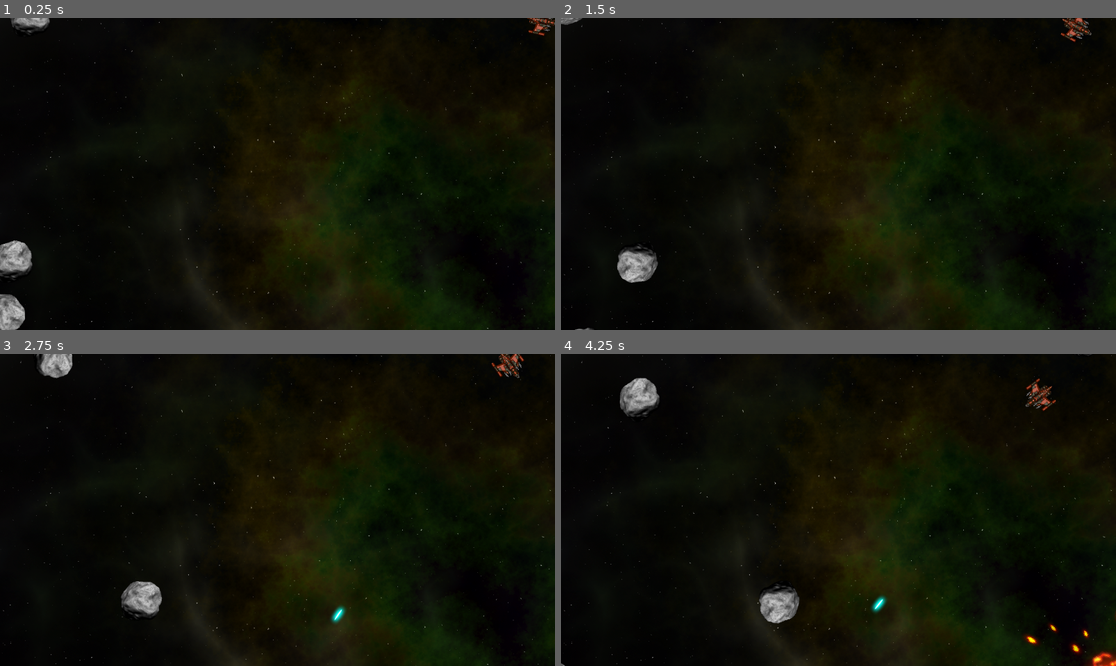
Above: before the commit, frames 1-4 (two rows, left to right).
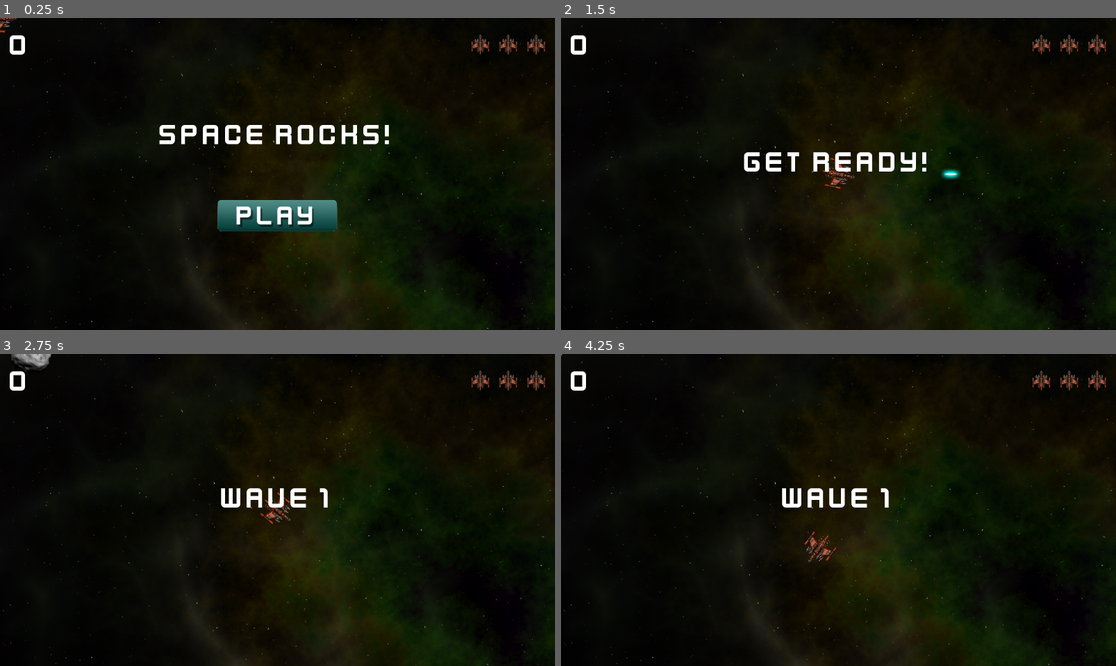
Above: after the commit, the same moments.

Repository: AnshKoshti/space-rocks
Game: Godot game, scene res://scenes/main.tscn
Same seed, same stepped clock (60 frames per second), same inputs: the game is played once before the commit and once after it.
Inputs (mouse positions are in pixels of both pictures, inside the frame that each line leads up to):
- Up to frame 1 (0.25 s): no input
- Up to frame 2 (1.5 s): click (838, 214) at 0.52 s; hold D (rotate_right) from 1.28 s (still down); hold Space (shoot) from 1.28 s (still down)
- Up to frame 3 (2.75 s): release D (rotate_right) at 2.03 s; release Space (shoot) at 2.03 s; hold A (rotate_left) from 2.03 s (still down); tap Space (shoot) at 2.1 s
- Up to frame 4 (4.25 s): release A (rotate_left) at 2.78 s; hold D (rotate_right) 2.78-3.53 s; hold Space (shoot) 2.78-3.53 s; hold W (thrust) from 3.53 s (still down); tap Space (shoot) at 3.6 s

The runs differ from the first frame. In frame 1, 5.3% of the frame differs, in the area x 0-100%, y 0-100%; in frame 2, 2.6%; in frame 3, 2.7%; in frame 4, 3.3%.

Commit message:
Score update

Diff:
--- a/scenes/main.tscn
+++ b/scenes/main.tscn
@@ -1,9 +1,10 @@
-[gd_scene load_steps=6 format=3 uid="uid://bnqj25at37hl2"]
+[gd_scene load_steps=7 format=3 uid="uid://bnqj25at37hl2"]
 
 [ext_resource type="Texture2D" uid="uid://diq7bt765lfxn" path="res://assets/space_background.png" id="1_o5qli"]
 [ext_resource type="Script" uid="uid://bp46hn0ls188v" path="res://scenes/scripts/main.gd" id="1_sugp2"]
 [ext_resource type="PackedScene" uid="uid://ddcx3bioe8kql" path="res://scenes/player.tscn" id="2_0wfyh"]
 [ext_resource type="PackedScene" uid="uid://bwrcnfn4wnolb" path="res://scenes/rock.tscn" id="2_jyhfs"]
+[ext_resource type="PackedScene" uid="uid://dfroapgpp0n6t" path="res://scenes/hud.tscn" id="5_tbgi4"]
 
 [sub_resource type="Curve2D" id="Curve2D_0wfyh"]
 _data = {
@@ -25,3 +26,8 @@
 curve = SubResource("Curve2D_0wfyh")
 
 [node name="RockSpawn" type="PathFollow2D" parent="RockPath"]
+
+[node name="Hud" parent="." instance=ExtResource("5_tbgi4")]
+
+[connection signal="lives_changed" from="Player" to="Hud" method="update_lives"]
+[connection signal="start_game" from="Hud" to="." method="new_game"]
--- a/scenes/scripts/main.gd
+++ b/scenes/scripts/main.gd
@@ -2,12 +2,44 @@
 
 @export var rock_scene: PackedScene
 var screensize = Vector2.ZERO
+var level = 0
+var score = 0
+var playing = false
 
 
 func _ready() -> void:
 	screensize = get_viewport().get_visible_rect().size
-	for i in 3:
+
+
+func new_level():
+	level += 1
+	$Hud.show_message("Wave %s" % level)
+	for i in level:
 		spawn_rock(3)
+
+
+func _process(_delta: float) -> void:
+	if not playing:
+		return
+	if get_tree().get_nodes_in_group("rocks").size() == 0:
+		new_level()
+
+
+func new_game():
+	# remove all the rocks from previous games.
+	get_tree().call_group("rocks", "queue_free")
+	level = 0
+	score = 0
+	$Hud.update_score(score)
+	$Hud.show_message("Get Ready!")
+	$Player.reset()
+	await $Hud/Timer.timeout
+	playing = true
+
+
+func game_over():
+	playing = false
+	$Hud.game_over()
 
 
 func spawn_rock(size, pos=null, vel=null):
--- a/scenes/scripts/player.gd
+++ b/scenes/scripts/player.gd
@@ -1,6 +1,7 @@
 extends RigidBody2D
 
-
+signal lives_changed
+signal dead
 @export var engine_power = 500
 @export var spin_power = 8000
 @export var bullet_scene: PackedScene
@@ -11,6 +12,8 @@
 var rotation_dir = 0
 var screensize = Vector2.ZERO
 var can_shoot = true
+var reset_pos = false
+var lives = 0 : set = set_lives
 
 
 func _ready() -> void:
@@ -33,6 +36,9 @@
 	xform.origin.x = wrapf(xform.origin.x, 0, screensize.x)
 	xform.origin.y = wrapf(xform.origin.y, 0, screensize.y)
 	physics_state.transform = xform
+	if reset_pos:
+		physics_state.transform.origin = screensize/2
+		reset_pos = false
 
 
 func change_state(new_state):
@@ -71,3 +77,19 @@
 
 func _on_gun_cooldown_timeout() -> void:
 	can_shoot = true
+
+
+func set_lives(value):
+	lives = value
+	lives_changed.emit(lives)
+	if lives < 0:
+		change_state(DEAD)
+	else :
+		change_state(INVULNERABLE)
+
+
+func reset():
+	reset_pos = true
+	$Sprite2D.show()
+	lives = 3
+	change_state(ALIVE)
